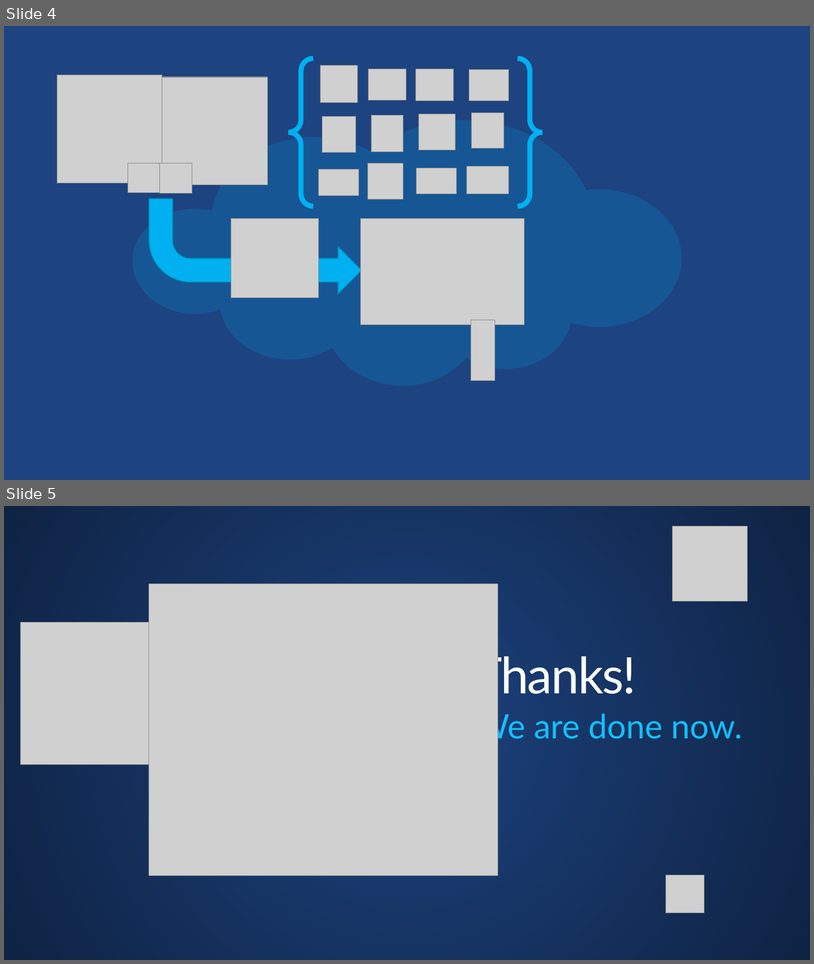
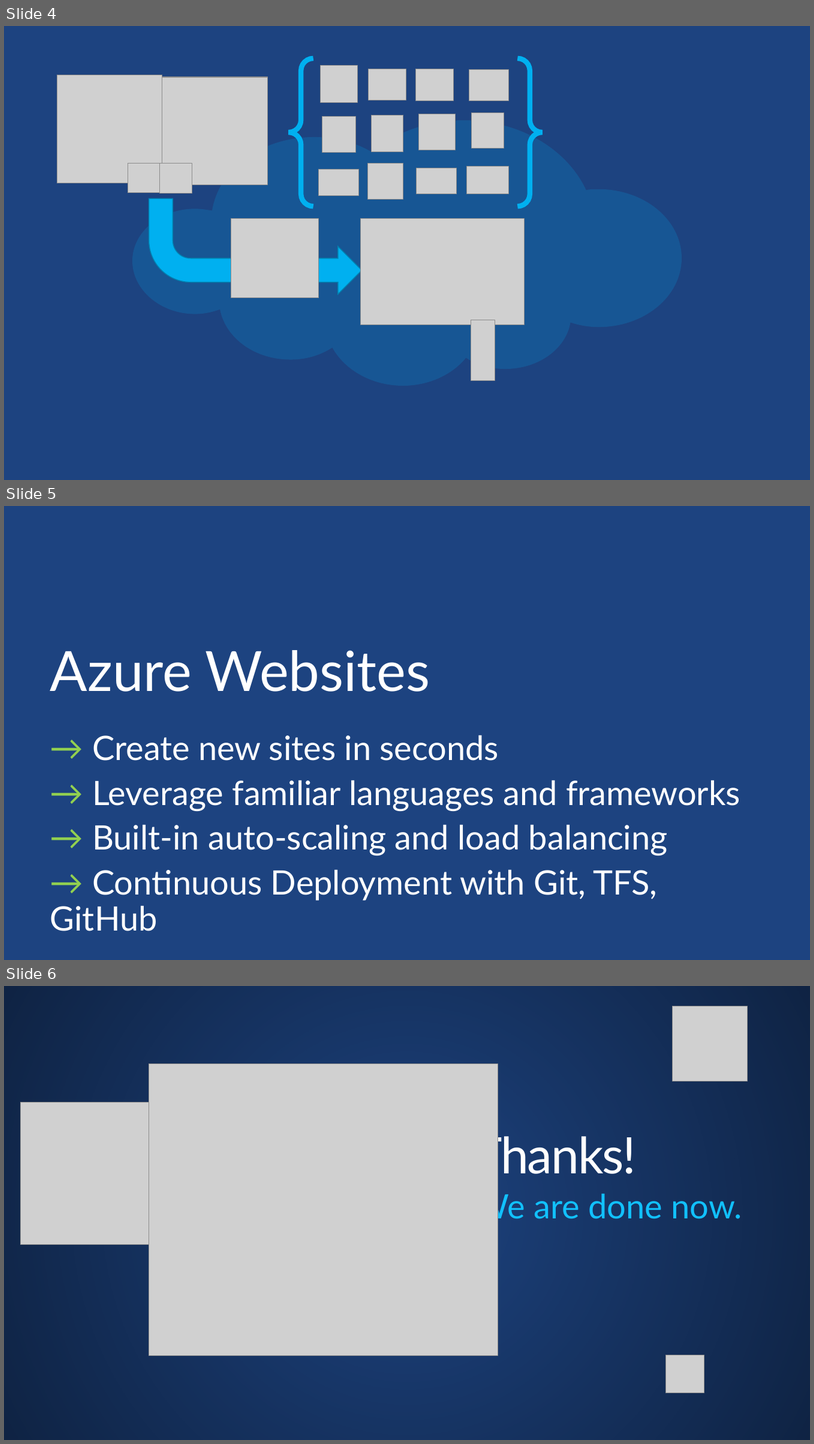
Before and after one commit to sack212/BasicAzureCamp, a slide deck: PaaS/PaaS.pptx. Shown one above the other, each under a label of ours: slides 4 and 5 before the commit, slides 4, 5 and 6 after it. The pictures are 814x964 and 814x1444 pixels, drawn with LibreOffice and Linux fonts; fonts in the diff are those of the drawing; grey boxes stand for pictures; background and template pictures are left out. Boxes give left, top, right and bottom in pixels: in the first picture for what was removed or moved away, otherwise in the second. Text is boxed around its words. In the diff, an @@ line names an element or a change of style, - is before the commit and + after.

Commit message:
website

```diff
--- a/PaaS/PaaS.pptx
+++ b/PaaS/PaaS.pptx
@@ slide 5 added at (x1=4, y1=506, x2=810, y2=960), background picture (left out) @@
@@ title added at (x1=50, y1=650, x2=431, y2=691), 66 pt, text #FFFFFF @@
+Azure Websites
@@ subtitle added at (x1=50, y1=735, x2=741, y2=931), 40 pt, text #FFFFFF @@
+→ Create new sites in seconds
+→ Leverage familiar languages and frameworks
+→ Built-in auto-scaling and load balancing
+→ Continuous Deployment with Git, TFS, GitHub
@@ what was slide 5 is now slide 6 @@
```
